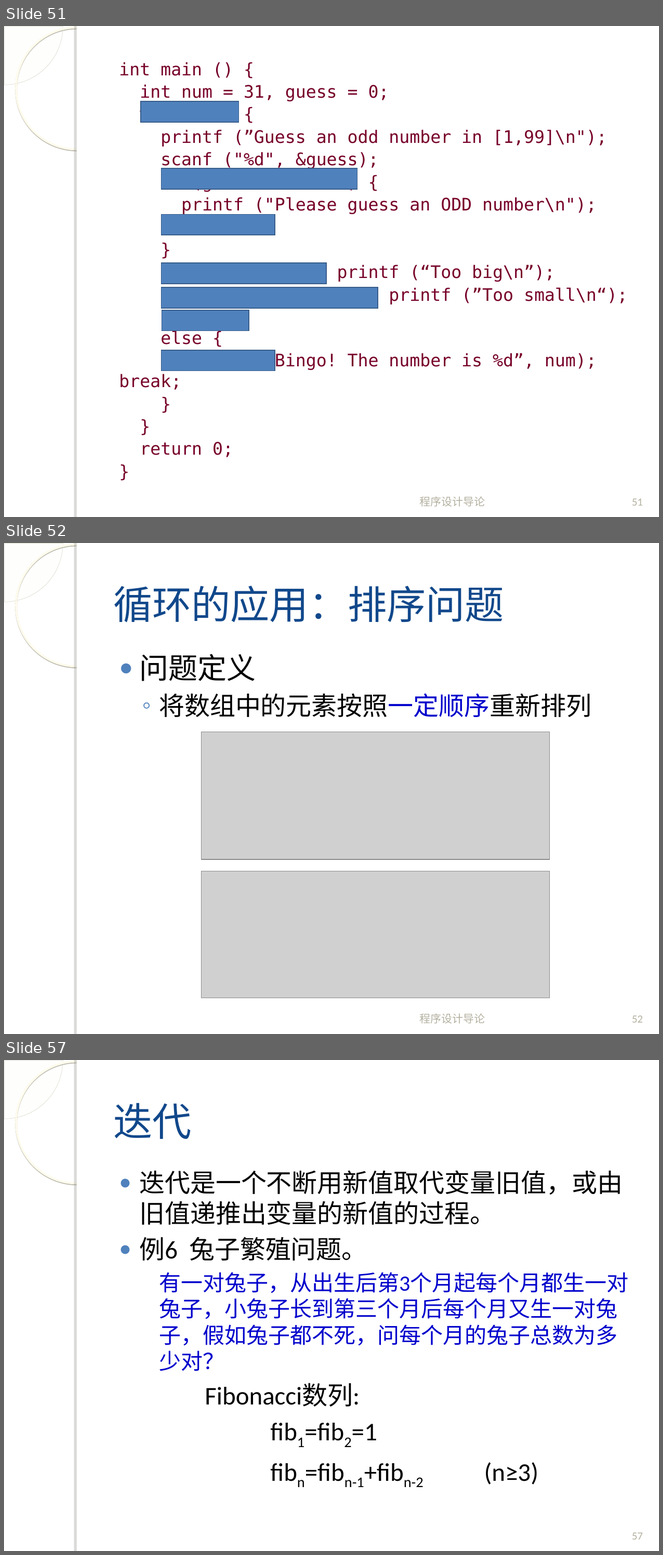
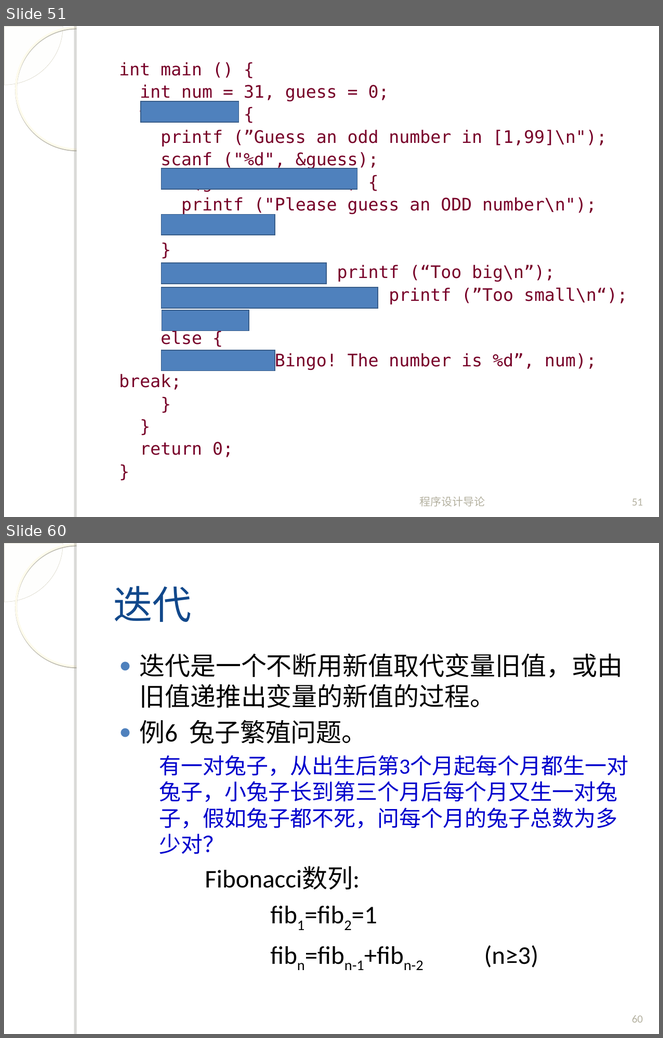
Before and after one commit to fanju1984/introduction-to-programming, a slide deck: introduction-to-programming/slides/2018/04-Control-Statement-2.ppt. Shown one above the other, each under a label of ours: slides 51, 52 and 57 before the commit, slides 51 and 60 after it; the slides between them are not shown. The pictures are 663x1555 and 663x1038 pixels, drawn with LibreOffice and Linux fonts; fonts in the diff are those of the drawing; grey boxes stand for pictures; background and template pictures are left out. Boxes give left, top, right and bottom in pixels: in the first picture for what was removed or moved away, otherwise in the second. Text is boxed around its words. In the diff, an @@ line names an element or a change of style, - is before the commit and + after.

```diff
--- a/introduction-to-programming/slides/2018/04-Control-Statement-2.ppt
+++ b/introduction-to-programming/slides/2018/04-Control-Statement-2.ppt
@@ slide 52 removed at [4, 543, 659, 1034], background picture (left out); not listed: 4 template elements that a slide beside it also shows @@
@@ title removed at [113, 586, 504, 623] @@
-循环的应用：排序问题
@@ text removed at [139, 654, 592, 717] @@
-● 问题定义
-  ◦ 将数组中的元素按照一定顺序重新排列
@@ picture removed at [201, 732, 550, 860] @@
@@ picture removed at [201, 871, 550, 999] @@
@@ text removed at [420, 1014, 486, 1024] @@
-程序设计导论
@@ page number removed at [632, 1016, 643, 1023] @@
-52
@@ what was slide 57 is now slide 60 @@
@@ page number at [632, 1016, 643, 1023]: text changed @@
-57
+60
```
Also in this commit, not shown: 9 slides added, 4 other slides removed, 7 other files.
